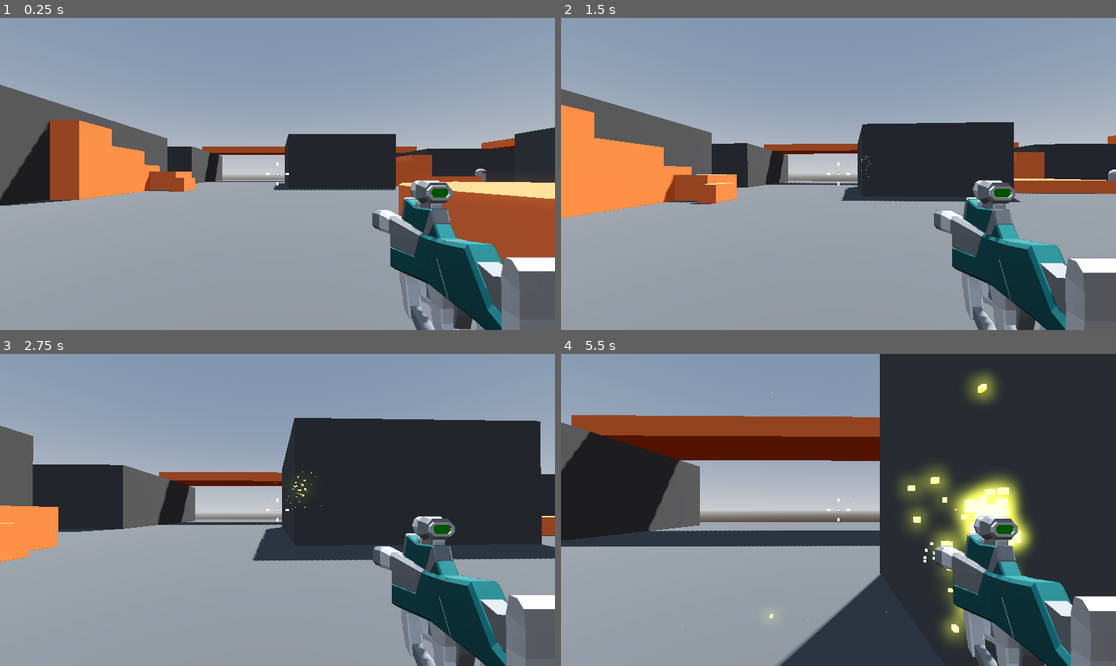
Above: before the commit, frames 1-4 (two rows, left to right).
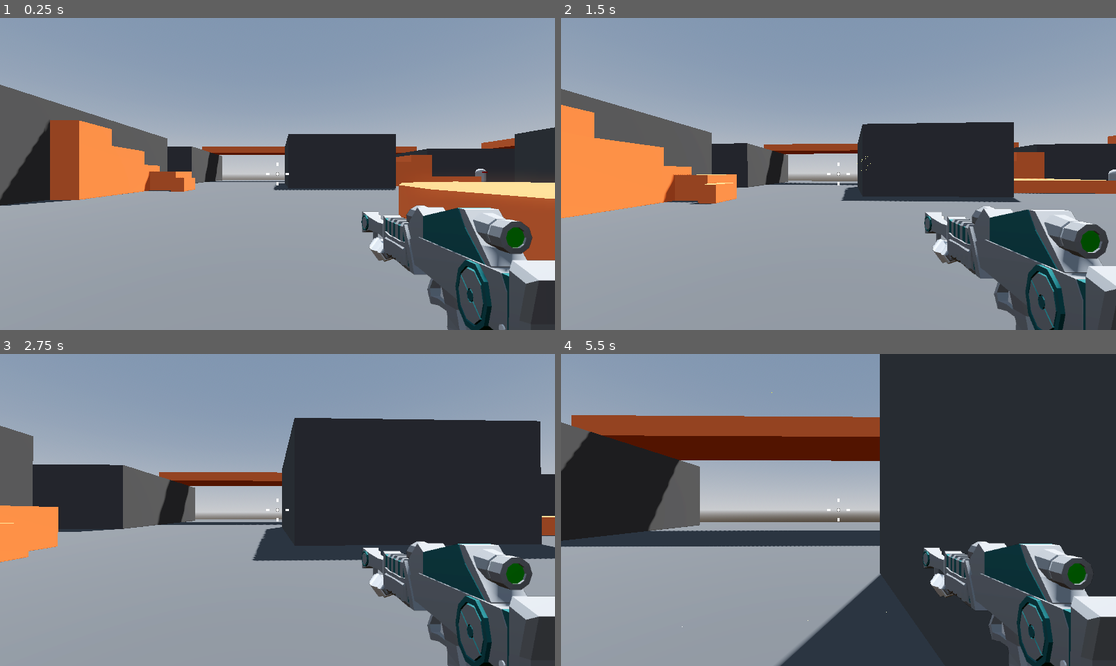
Above: after the commit, the same moments.

Repository: ericvennemeyer/RoboRampage
Game: Godot game, scene res://Levels/sandbox.tscn
Same seed, same stepped clock (60 frames per second), same inputs: the game is played once before the commit and once after it.
Inputs (mouse positions are in pixels of both pictures, inside the frame that each line leads up to):
- Up to frame 1 (0.25 s): no input
- Up to frame 2 (1.5 s): tap Enter at 0.5 s; move the mouse to (866, 174) at 0.52 s; press the mouse at (866, 174) at 0.53 s; hold W (move_forward) from 0.53 s (still down); tap Space (jump) at 0.77 s; move the mouse to (810, 174) at 1.27 s; release the mouse at (810, 174) at 1.28 s; click (810, 174) at 1.35 s
- Up to frame 3 (2.75 s): keep holding W (move_forward); tap Space (jump) at 1.52 s; move the mouse to (288, 503) at 2.02 s; press the mouse at (288, 503) at 2.03 s
- Up to frame 4 (5.5 s): keep holding W (move_forward); move the mouse to (832, 516) at 2.77 s; release the mouse at (832, 516) at 2.78 s; click (832, 516) at 2.85 s; tap Space (jump) at 3.02, 3.77, 4.52 s; move the mouse to (877, 513) at 3.52 s; press the mouse at (877, 513) at 3.53 s; move the mouse to (794, 506) at 4.27 s; release the mouse at (794, 506) at 4.28 s; click (794, 506) at 4.35 s; move the mouse to (844, 510) at 5.02 s; press the mouse at (844, 510) at 5.03 s

The runs differ from the first frame. In frame 1, 9.7% of the frame differs, in the area x 65-100%, y 51-100%; in frame 2, 9.7%; in frame 3, 9.4%; in frame 4, 13%, in the area x 37-100%, y 6-100%.

Commit message:
4.21 -- Weapon Variety

Diff:
--- a/Player/player.tscn
+++ b/Player/player.tscn
@@ -2,7 +2,7 @@
 
 [ext_resource type="Script" uid="uid://f4qga21ey647" path="res://Player/player.gd" id="1_l8h54"]
 [ext_resource type="Script" uid="uid://6obxm53fjk5r" path="res://Player/smooth_camera.gd" id="2_4ntmi"]
-[ext_resource type="PackedScene" uid="uid://b6pdatn6a250g" path="res://Weapons/SMG.tscn" id="3_btcbx"]
+[ext_resource type="PackedScene" uid="uid://tguwx1vs6urv" path="res://Weapons/Rifle.tscn" id="3_fhl08"]
 [ext_resource type="Script" uid="uid://ocrdiea6xgou" path="res://Levels/crosshair.gd" id="4_gwnis"]
 [ext_resource type="Texture2D" uid="uid://cmtmfwb6m25d0" path="res://Player/damage.png" id="5_k53q1"]
 [ext_resource type="PackedScene" uid="uid://dkuxinwnlda42" path="res://Player/game_over_menu.tscn" id="6_fhl08"]
@@ -91,10 +91,10 @@
 cull_mask = 1048573
 script = ExtResource("2_4ntmi")
 
-[node name="SMG" parent="CameraPivot/SmoothCamera" instance=ExtResource("3_btcbx")]
-
 [node name="RemoteTransform3D" type="RemoteTransform3D" parent="CameraPivot/SmoothCamera"]
 remote_path = NodePath("../../../SubViewportContainer/SubViewport/WeaponCamera")
+
+[node name="Rifle" parent="CameraPivot/SmoothCamera" instance=ExtResource("3_fhl08")]
 
 [node name="SubViewportContainer" type="SubViewportContainer" parent="."]
 anchors_preset = 15
--- /dev/null
+++ b/Weapons/Rifle.tscn
@@ -0,0 +1,88 @@
+[gd_scene load_steps=9 format=3 uid="uid://tguwx1vs6urv"]
+
+[ext_resource type="PackedScene" uid="uid://d3oak00wy2yyd" path="res://Weapons/hitscan_weapon.tscn" id="1_ul1sp"]
+[ext_resource type="PackedScene" uid="uid://dltxcn1vu1183" path="res://Weapons/sparks.tscn" id="2_sli3v"]
+[ext_resource type="PackedScene" uid="uid://p01wwqqkpllx" path="res://Weapons/Rifle.glb" id="4_sli3v"]
+
+[sub_resource type="StandardMaterial3D" id="StandardMaterial3D_ops1r"]
+emission_enabled = true
+emission = Color(1, 1, 1, 1)
+emission_energy_multiplier = 3.0
+
+[sub_resource type="Curve" id="Curve_ops1r"]
+_data = [Vector2(0, 1), 0.0, 0.0, 0, 0, Vector2(1, 0), 0.0, 0.0, 0, 0]
+point_count = 2
+
+[sub_resource type="CurveTexture" id="CurveTexture_i2xpi"]
+curve = SubResource("Curve_ops1r")
+
+[sub_resource type="ParticleProcessMaterial" id="ParticleProcessMaterial_ops1r"]
+direction = Vector3(0, 0, -1)
+spread = 15.0
+initial_velocity_min = 6.0
+initial_velocity_max = 8.0
+gravity = Vector3(0, 0, 0)
+scale_curve = SubResource("CurveTexture_i2xpi")
+
+[sub_resource type="BoxMesh" id="BoxMesh_i2xpi"]
+size = Vector3(0.1, 0.1, 0.1)
+
+[node name="Rifle" node_paths=PackedStringArray("weapon_mesh", "muzzle_flash") instance=ExtResource("1_ul1sp")]
+fire_rate = 8.0
+recoil = 0.3
+weapon_mesh = NodePath("Rifle")
+weapon_damage = 70
+muzzle_flash = NodePath("MuzzleFlash")
+sparks = ExtResource("2_sli3v")
+
+[node name="MuzzleFlash" type="GPUParticles3D" parent="." index="2"]
+transform = Transform3D(1, 0, 0, 0, 1, 0, 0, 0, 1, 0.685785, -0.356079, -3.19224)
+layers = 2
+material_override = SubResource("StandardMaterial3D_ops1r")
+cast_shadow = 0
+emitting = false
+lifetime = 0.07
+one_shot = true
+explosiveness = 1.0
+fixed_fps = 60
+local_coords = true
+process_material = SubResource("ParticleProcessMaterial_ops1r")
+draw_pass_1 = SubResource("BoxMesh_i2xpi")
+
+[node name="Rifle" parent="." index="3" instance=ExtResource("4_sli3v")]
+transform = Transform3D(1, 0, 0, 0, 1, 0, 0, 0, 1, 0.7, -0.35, -1.8)
+
+[node name="Part_104" parent="Rifle" index="0"]
+layers = 2
+
+[node name="Gun butt_018" parent="Rifle" index="1"]
+layers = 2
+
+[node name="Part_106" parent="Rifle" index="2"]
+layers = 2
+
+[node name="Grip_027" parent="Rifle" index="3"]
+layers = 2
+
+[node name="Part_108" parent="Rifle" index="4"]
+layers = 2
+
+[node name="Scope_022" parent="Rifle" index="5"]
+layers = 2
+
+[node name="Scope_023" parent="Rifle" index="6"]
+layers = 2
+
+[node name="Extra accessories_008" parent="Rifle" index="7"]
+layers = 2
+
+[node name="Part_112" parent="Rifle" index="8"]
+layers = 2
+
+[node name="Part_113" parent="Rifle" index="9"]
+layers = 2
+
+[node name="Muzzle breaks" parent="Rifle" index="10"]
+layers = 2
+
+[editable path="Rifle"]
--- a/Weapons/SMG.tscn
+++ b/Weapons/SMG.tscn
@@ -31,6 +31,7 @@
 weapon_mesh = NodePath("SMG")
 muzzle_flash = NodePath("MuzzleFlash")
 sparks = ExtResource("2_i2xpi")
+is_automatic = true
 
 [node name="SMG" parent="." index="1" instance=ExtResource("2_ops1r")]
 transform = Transform3D(1, 0, 0, 0, 1, 0, 0, 0, 1, 0.7, -0.35, -1.8)
--- a/Weapons/hitscan_weapon.gd
+++ b/Weapons/hitscan_weapon.gd
@@ -7,6 +7,7 @@
 @export var weapon_damage: int = 15
 @export var muzzle_flash: GPUParticles3D
 @export var sparks: PackedScene
+@export var is_automatic: bool = false
 
 @onready var cooldown_timer: Timer = $CooldownTimer
 @onready var ray_cast_3d: RayCast3D = $RayCast3D
@@ -18,9 +19,14 @@
 
 
 func _process(delta: float) -> void:
-	if Input.is_action_pressed("Fire"):
-		if cooldown_timer.is_stopped():
-			shoot()
+	if is_automatic:
+		if Input.is_action_pressed("Fire"):
+			if cooldown_timer.is_stopped():
+				shoot()
+	else:
+		if Input.is_action_just_pressed("Fire"):
+			if cooldown_timer.is_stopped():
+				shoot()
 	weapon_mesh.position = weapon_mesh.position.lerp(weapon_start_position, delta * 10.0)
 
 
Binary file added: Weapons/Rifle.glb
Not shown, added: Weapons/Rifle.glb.import
Binary file added: Weapons/Rifle_Palette-Colour.png
Not shown, added: Weapons/Rifle_Palette-Colour.png.import
